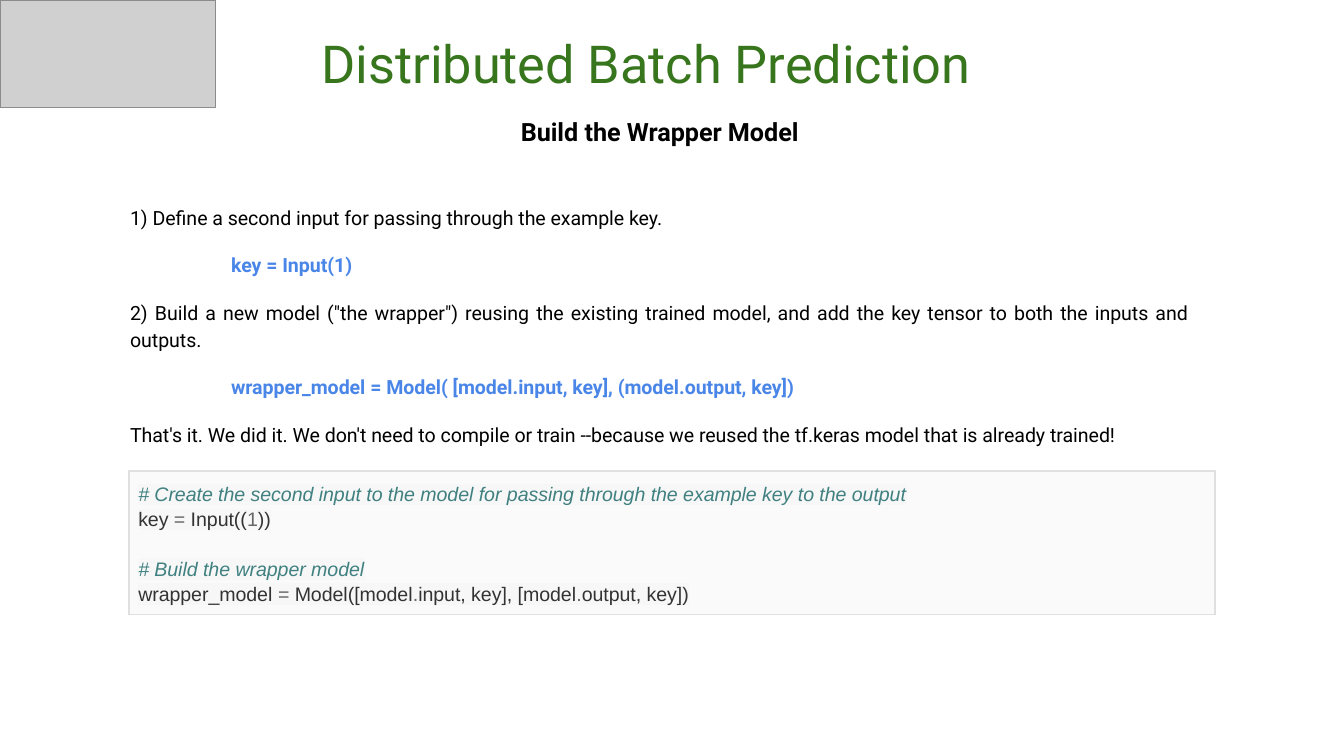
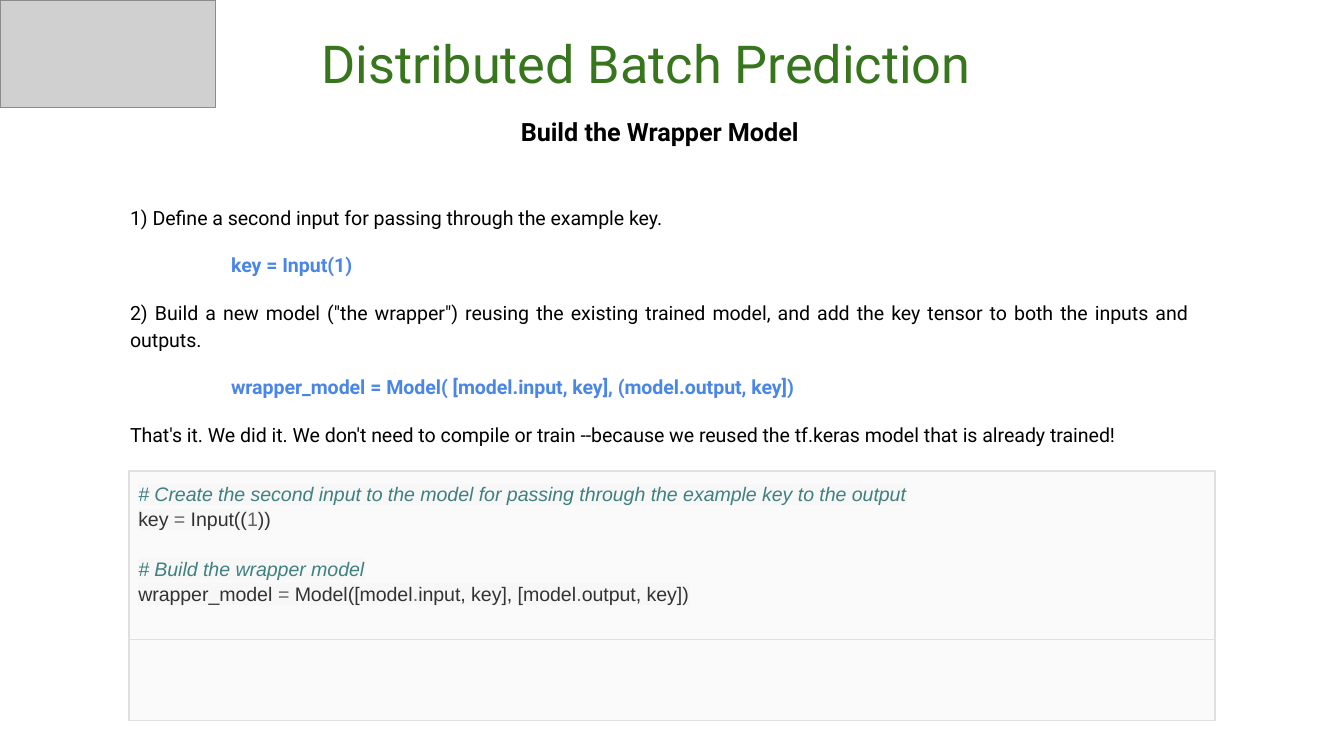
Before and after one commit to GoogleCloudPlatform/keras-idiomatic-programmer, a slide deck: slide 40 of workshops/TF 2.0_ Transitioning to Production.pptx. Drawn at 1344x756 pixels with LibreOffice and Linux fonts; fonts in the diff are those of the drawing; grey boxes stand for pictures. Boxes give left, top, right and bottom in pixels: in the first picture for what was removed or moved away, otherwise in the second. Text is boxed around its words. In the diff, an @@ line names an element or a change of style, - is before the commit and + after.

Commit message:
updates to slides

```diff
--- a/workshops/TF 2.0_ Transitioning to Production.pptx
+++ b/workshops/TF 2.0_ Transitioning to Production.pptx
@@ table at [129, 472, 1215, 756] @@
+row 2: 
```
Also in this commit, not shown: 1 slide added.
